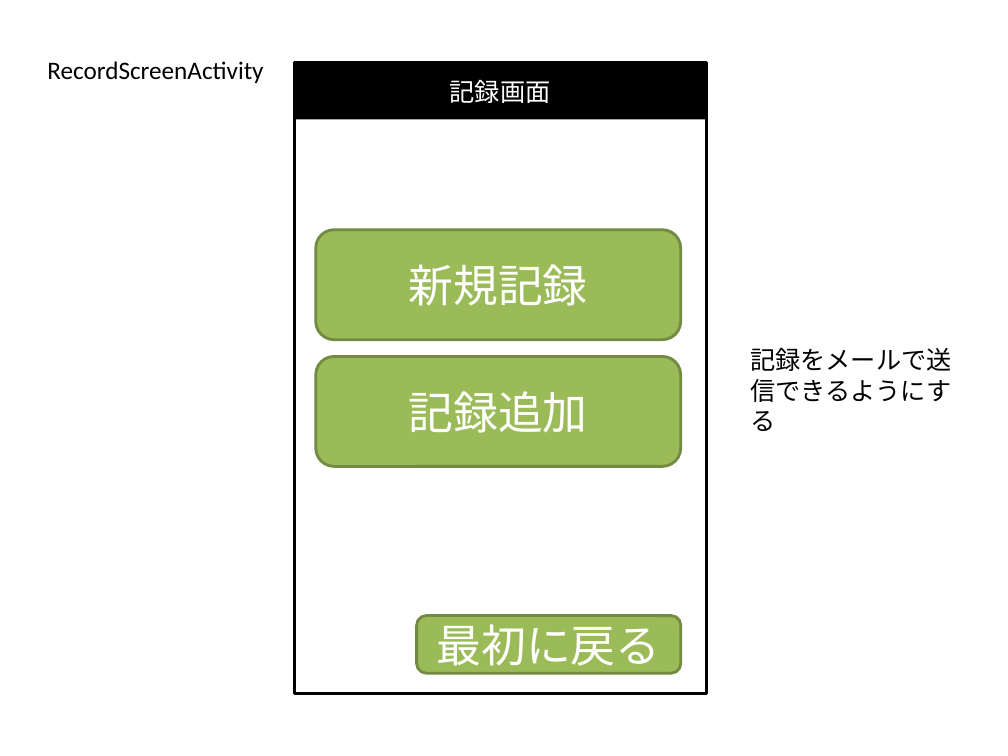
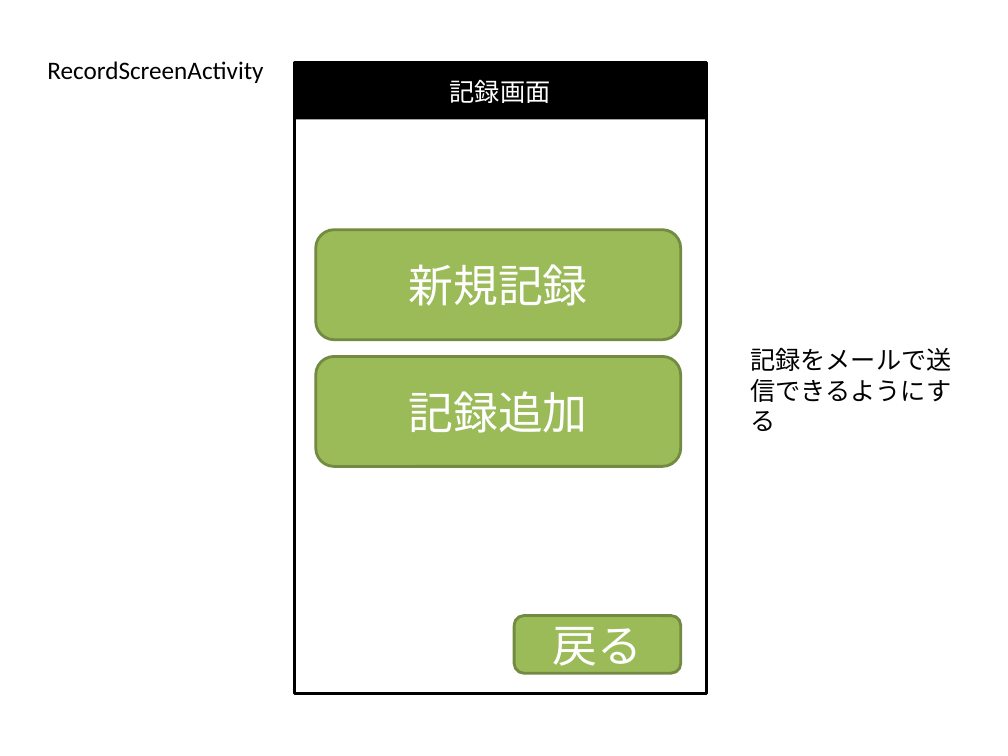
Before and after one commit to MayuOkuda/soba, a slide deck: slide 12 of memo/そばUI2.pptx. Drawn at 1008x756 pixels with LibreOffice and Linux fonts; fonts in the diff are those of the drawing. Boxes give left, top, right and bottom in pixels: in the first picture for what was removed or moved away, otherwise in the second. Text is boxed around its words. In the diff, an @@ line names an element or a change of style, - is before the commit and + after.

```diff
--- a/memo/そばUI2.pptx
+++ b/memo/そばUI2.pptx
@@ rounded rectangle "戻る" resized from (x1=416, y1=616, x2=680, y2=673) to (x1=514, y1=616, x2=680, y2=673) @@
@@ text in rounded rectangle at (x1=553, y1=616, x2=643, y2=673): text changed @@
-最初に戻る
+戻る
```
Also in this commit, not shown: 2 other slides changed, 3 slides added, 1 slide removed.
